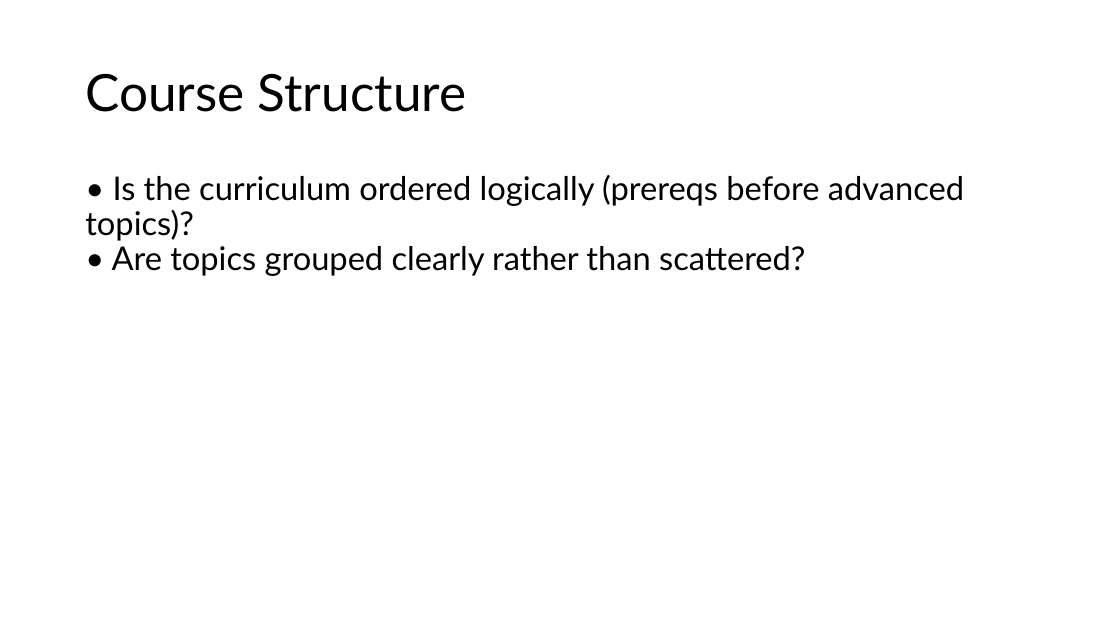
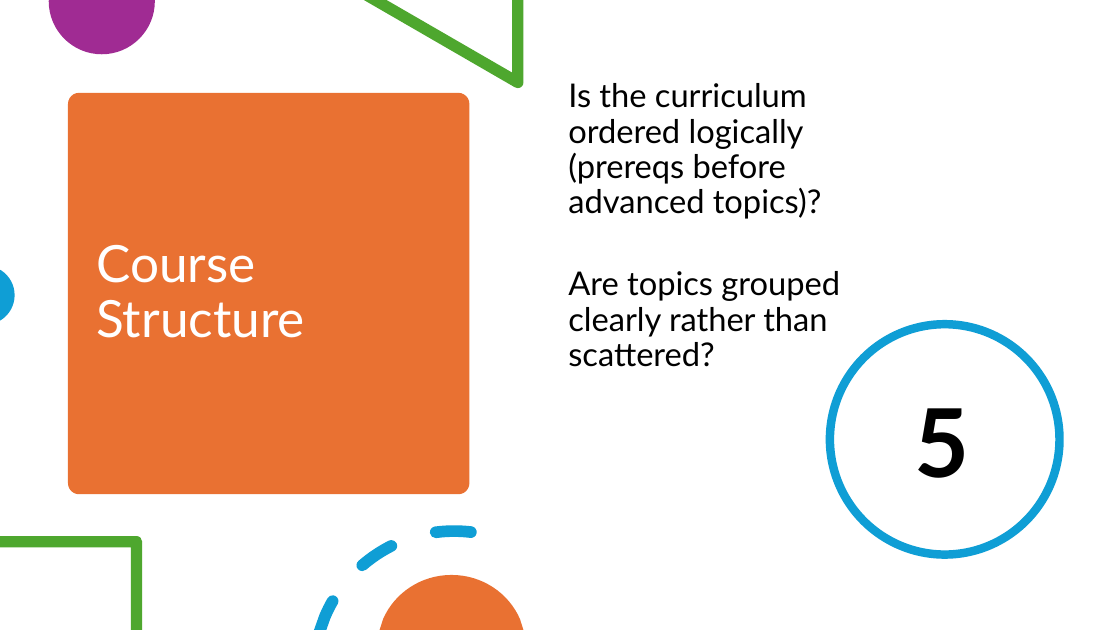
Before and after one commit to ElliotCookie/A-Beginners-Guide-to-Python, a slide deck: slide 5 of 0.0 - Infrastructure around coding - VS Code/1.0 - Learn Python.Org review.pptx. Drawn at 1120x630 pixels with LibreOffice and Linux fonts; fonts in the diff are those of the drawing. Boxes give left, top, right and bottom in pixels: in the first picture for what was removed or moved away, otherwise in the second. Text is boxed around its words. In the diff, an @@ line names an element or a change of style, - is before the commit and + after.

```diff
--- a/0.0 - Infrastructure around coding - VS Code/1.0 - Learn Python.Org review.pptx
+++ b/0.0 - Infrastructure around coding - VS Code/1.0 - Learn Python.Org review.pptx
@@ freeform shape added at <box>49,0,155,55</box>, fill #A02B93 @@
@@ freeform shape added at <box>364,0,523,88</box>, fill #4EA72E @@
@@ text at <box>568,83,840,367</box>: text changed @@
-• Is the curriculum ordered logically (prereqs before advanced topics)?
-• Are topics grouped clearly rather than scattered?
+Is the curriculum ordered logically (prereqs before advanced topics)?
+Are topics grouped clearly rather than scattered?
@@ rounded rectangle added at <box>68,93,470,495</box>, fill #E97132 @@
@@ title "Course Structure": place and size @@
-title "Course Structure" at <box>85,73,467,112</box>
+title "Course Structure" at <box>96,245,305,338</box>
@@ title "Course Structure" at <box>96,245,305,338</box>: text colour #000000 to #FFFFFF @@
@@ freeform shape added at <box>0,270,14,320</box>, fill #0F9ED5 @@
@@ ellipse added at <box>830,324,1060,555</box>, outline #0F9ED5 7.25 pt @@
@@ text added at <box>915,408,970,478</box>, 81.4 pt, text #000000, bold @@
+5
@@ freeform shape added at <box>0,536,142,630</box>, fill #4EA72E @@
@@ freeform shape added at <box>314,525,477,630</box>, fill #0F9ED5 @@
@@ freeform shape added at <box>380,575,523,630</box>, fill #E97132 @@
```
Also in this commit, not shown: 12 other slides changed, 3 slides added, 1 slide removed, 1 other file.
